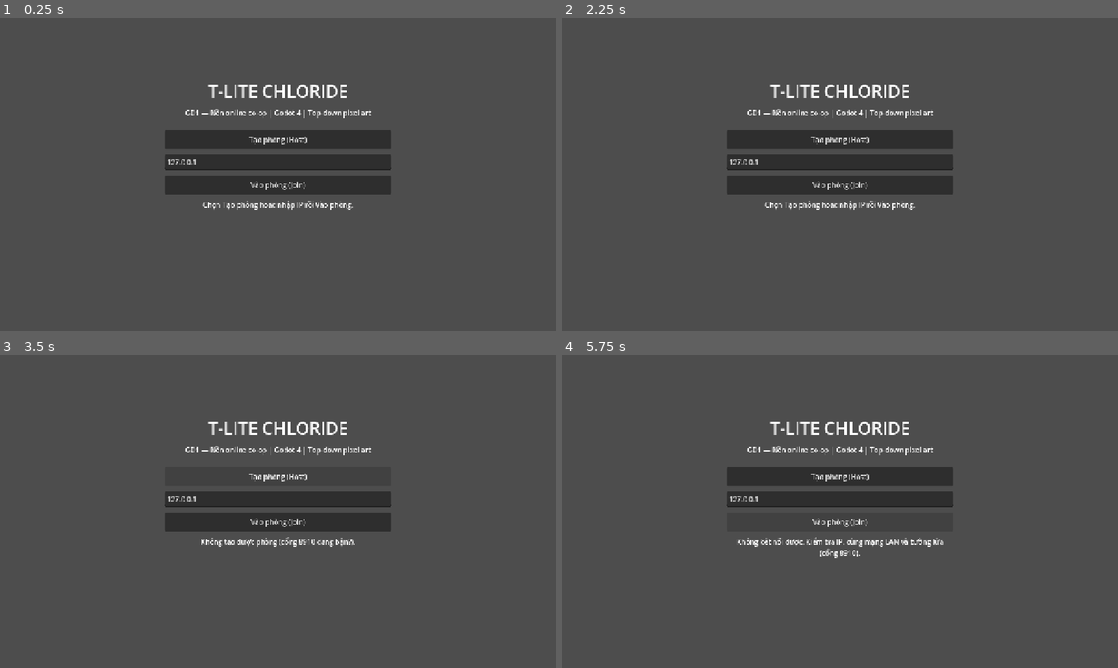
Above: before the commit, frames 1-4 (two rows, left to right).
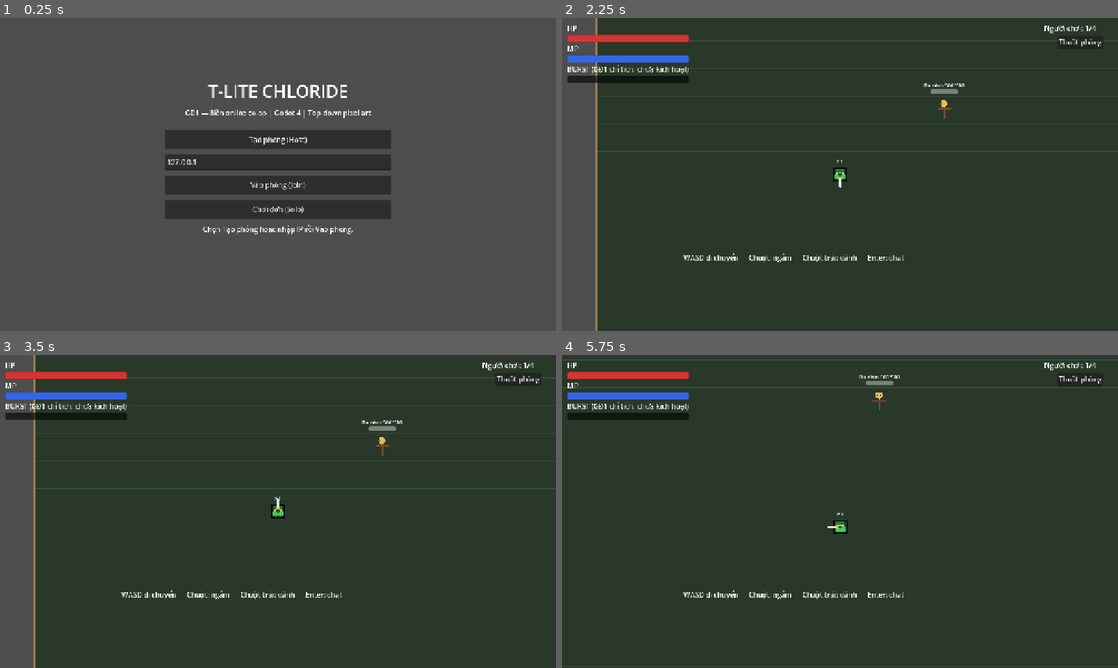
Above: after the commit, the same moments.

Repository: minhdang20203-design/T-Lite-Chloride
Game: Godot game, scene res://main.tscn
Two runs of this game, one before a commit and one after it. Both use one fixed random seed, a clock stepped at 60 frames per second and the inputs below.
Inputs (mouse positions are in pixels of both pictures, inside the frame that each line leads up to):
- Up to frame 1 (0.25 s): no input
- Up to frame 2 (2.25 s): click (840, 208) at 0.5 s, where only the run after the commit has a clickable "Chơi đơn (Solo)"; click (1079, 43) at 1.25 s, where only the run after the commit has a clickable "Thoát phòng"; click (840, 208) at 2 s, where only the run after the commit has a clickable "Chơi đơn (Solo)"
- Up to frame 3 (3.5 s): click (278, 477) at 2.75 s, where only the run before the commit has a clickable "Tạo phòng (Host)"
- Up to frame 4 (5.75 s): click (840, 520) at 3.5 s, where only the run before the commit has a clickable "Vào phòng (Join)"; move the mouse to (962, 495) at 4.27 s; hold D (move_right) 4.28-5.03 s; click (962, 495) at 4.35 s; move the mouse to (728, 527) at 5.02 s; hold S (move_down) from 5.03 s (still down); click (728, 527) at 5.1 s

The runs differ from the first frame. In frame 1, 2.7% of the frame differs, in the area x 29-71%, y 58-70%; in frame 2, 86%; in frame 3, 86%; in frame 4, 92%, in the area x 0-100%, y 0-100%.

Commit message:
GĐ1: thêm chế độ chơi đơn (Solo) + hồi quy lỗi vào màn chơi khi chưa nối host

Diff:
--- a/scenes/main_menu.tscn
+++ b/scenes/main_menu.tscn
@@ -58,6 +58,10 @@
 custom_minimum_size = Vector2(0, 44)
 text = "Bắt đầu chơi"
 
+[node name="SoloButton" type="Button" parent="VBox"]
+custom_minimum_size = Vector2(0, 44)
+text = "Chơi đơn (Solo)"
+
 [node name="StatusLabel" type="Label" parent="VBox"]
 text = "Chọn Tạo phòng hoặc nhập IP rồi Vào phòng."
 horizontal_alignment = 1
--- a/scripts/dummy.gd
+++ b/scripts/dummy.gd
@@ -12,6 +12,7 @@
 		_update_bar()
 
 var dead := false # chỉ server quản lý
+var offline_mode := false # chơi đơn: áp dụng sát thương trực tiếp, không qua RPC
 
 func _enter_tree() -> void:
 	# Đồng bộ HP từ server (authority mặc định là server).
@@ -29,7 +30,7 @@
 # RPC: bất kỳ peer nào cũng gọi được, nhưng chỉ server áp dụng.
 @rpc("any_peer")
 func take_damage(amount: int) -> void:
-	if not multiplayer.is_server():
+	if not offline_mode and not multiplayer.is_server():
 		return
 	if dead:
 		return
@@ -41,6 +42,9 @@
 
 # Người chơi gọi hàm này khi đánh trúng (tự gửi RPC lên server).
 func request_damage(amount: int) -> void:
+	if offline_mode:
+		take_damage(amount) # chơi đơn: không có mạng, áp dụng trực tiếp
+		return
 	rpc_id(1, "take_damage", amount)
 
 func _respawn_later() -> void:
--- a/scripts/game.gd
+++ b/scripts/game.gd
@@ -23,6 +23,7 @@
 var leave_button: Button
 
 var local_player: Player = null
+var offline_mode := false # chơi đơn: không cần mạng, tự tạo nhân vật
 var client_joined := false # host: đã có client vào phòng (dùng cho test)
 var client_id := 0
 var chat_seen := false # host: đã nhận được chat TEST_CHAT_MSG (dùng cho test)
@@ -33,7 +34,8 @@
 	var my_id := 0
 	if _is_connected():
 		my_id = multiplayer.get_unique_id()
-	GameLog.info("Vao man choi — %s, peer id=%d" % ["host" if multiplayer.is_server() else "client", my_id])
+	var role := "choi don" if offline_mode else ("host" if multiplayer.is_server() else "client")
+	GameLog.info("Vao man choi — %s, peer id=%d" % [role, my_id])
 	# Sàn đấu (vẽ ô kẻ) + 4 bức tường.
 	var arena: Node2D = ArenaScript.new()
 	add_child(arena)
@@ -44,6 +46,7 @@
 
 	# Bù nhìn tập đánh — có sẵn trên mọi máy (cùng node path để gọi RPC).
 	dummy = DummyScene.instantiate()
+	dummy.offline_mode = offline_mode
 	dummy.position = Vector2(ARENA_W / 2, 350)
 	add_child(dummy)
 
@@ -51,17 +54,23 @@
 	players_root = Node2D.new()
 	players_root.name = "Players"
 	add_child(players_root)
-	spawner = MultiplayerSpawner.new()
-	add_child(spawner) # cho spawner vào cây TRƯỚC khi đặt spawn_path
-	spawner.spawn_path = players_root.get_path()
-	spawner.add_spawnable_scene("res://scenes/player.tscn")
-	spawner.spawn_function = _spawn_player
+	if offline_mode:
+		# Chơi đơn: không có mạng, tạo nhân vật trực tiếp, không qua spawner.
+		var p := _spawn_player(1) as Player
+		p.offline_mode = true
+		players_root.add_child(p)
+		local_player = p
+	else:
+		spawner = MultiplayerSpawner.new()
+		add_child(spawner) # cho spawner vào cây TRƯỚC khi đặt spawn_path
+		spawner.spawn_path = players_root.get_path()
+		spawner.add_spawnable_scene("res://scenes/player.tscn")
+		spawner.spawn_function = _spawn_player
+		# Host tự spawn cho mình; client nối vào thì spawn thêm.
+		if multiplayer.is_server():
+			spawner.spawn(1)
 
 	_build_hud()
-
-	# Host tự spawn cho mình; client nối vào thì spawn thêm.
-	if multiplayer.is_server():
-		spawner.spawn(1)
 	Net.peer_joined.connect(_on_peer_joined)
 	Net.peer_left.connect(_on_peer_left)
 	Net.server_left.connect(_on_server_left)
@@ -141,6 +150,8 @@
 	(get_parent() as Node).show_menu()
 
 func _unhandled_input(event: InputEvent) -> void:
+	if offline_mode:
+		return # chơi đơn không có chat (chat chỉ dùng khi chơi mạng)
 	if event.is_action_pressed("chat"):
 		if not _chat_open:
 			_chat_open = true
--- a/scripts/main.gd
+++ b/scripts/main.gd
@@ -1,7 +1,7 @@
 extends Node
 # Root của game: chuyển qua lại giữa menu và màn chơi.
-# Test headless: chạy với tham số -- --test-host hoặc -- --test-client
-# để tự kiểm tra kết nối ENet mà không cần mở cửa sổ.
+# Test headless: chạy với tham số -- --test-host, -- --test-client hoặc
+# -- --test-solo để tự kiểm tra mà không cần mở cửa sổ.
 
 const MainMenuScene := preload("res://scenes/main_menu.tscn")
 const GameScene := preload("res://scenes/game.tscn")
@@ -18,6 +18,10 @@
 		_run_headless_test("host")
 	elif "--test-client" in args:
 		_run_headless_test("client")
+	elif "--test-solo" in args:
+		_run_headless_test("solo")
+	elif "--test-fail" in args:
+		_run_headless_test("fail")
 	else:
 		show_menu()
 
@@ -32,14 +36,19 @@
 		menu = MainMenuScene.instantiate()
 		add_child(menu)
 
-# Vào màn chơi sau khi host/join thành công.
-func start_game() -> void:
+# Vào màn chơi sau khi host/join thành công, hoặc chơi đơn (không cần mạng).
+func start_game(offline: bool = false) -> void:
 	if menu != null:
 		menu.queue_free()
 		menu = null
 	if game == null:
 		game = GameScene.instantiate()
+		game.offline_mode = offline
 		add_child(game)
+
+# Chơi đơn: vào màn chơi ngay, không cần mạng.
+func start_solo() -> void:
+	start_game(true)
 
 func _wait_flag(getter: Callable, timeout: float) -> bool:
 	var waited := 0.0
@@ -92,6 +101,45 @@
 		var chat_ok: bool = await _wait_flag(func() -> bool: return game != null and game.chat_seen, 8.0)
 		print("[TEST] chat: ", "PASS" if chat_ok else "FAIL")
 		print("[TEST_HOST_DONE]")
+	elif mode == "solo":
+		start_solo()
+		await get_tree().create_timer(1.0).timeout
+		var solo_count := 0
+		for c in game.players_root.get_children():
+			if c is Player:
+				solo_count += 1
+		print("[TEST] solo player count=", solo_count, " (expect 1)")
+		var me = game.get_player(1)
+		print("[TEST] solo tim thay nhan vat: ", me != null)
+		var start_x := 0.0
+		if me != null:
+			start_x = me.position.x
+			me.test_move_dir = Vector2.RIGHT
+		await get_tree().create_timer(1.2).timeout
+		if me != null:
+			me.test_move_dir = Vector2.ZERO
+		var moved := 0.0
+		if me != null:
+			moved = me.position.x - start_x
+		print("[TEST] solo di chuyen dx=", moved)
+		print("[TEST] solo-move: ", "PASS" if moved > 50.0 else "FAIL")
+		var hp_before: int = game.dummy.hp
+		game.dummy.request_damage(10)
+		await get_tree().create_timer(0.5).timeout
+		var hp_after: int = game.dummy.hp
+		print("[TEST] solo dummy hp truoc=", hp_before, " sau=", hp_after)
+		print("[TEST] solo-dummy-damage: ", "PASS" if hp_after == hp_before - 10 else "FAIL")
+		print("[TEST_SOLO_DONE]")
+	elif mode == "fail":
+		# Hồi quy lỗi 15/11: vào màn chơi lúc join chưa nối được host —
+		# không được spam lỗi, phải tự về menu khi nối thất bại.
+		Net.join("127.0.0.1")
+		start_game() # giả lập bấm "Bắt đầu chơi" khi join chưa xong
+		await get_tree().create_timer(5.0).timeout
+		var back_to_menu: bool = game == null and menu != null
+		print("[TEST] fail ve menu sau khi noi that bai: ", back_to_menu)
+		print("[TEST] fail-back-to-menu: ", "PASS" if back_to_menu else "FAIL")
+		print("[TEST_FAIL_DONE]")
 	else:
 		Net.joined.connect(_on_test_joined)
 		Net.join("127.0.0.1")
--- a/scripts/menu.gd
+++ b/scripts/menu.gd
@@ -5,6 +5,7 @@
 	$VBox/HostButton.pressed.connect(_on_host_pressed)
 	$VBox/JoinButton.pressed.connect(_on_join_pressed)
 	$VBox/EnterButton.pressed.connect(_on_enter_pressed)
+	$VBox/SoloButton.pressed.connect(_on_solo_pressed)
 	$VBox/EnterButton.visible = false
 	$VBox/IpLabel.visible = false
 	Net.host_started.connect(_on_host_started)
@@ -60,3 +61,6 @@
 
 func _on_enter_pressed() -> void:
 	(get_parent() as Node).start_game()
+
+func _on_solo_pressed() -> void:
+	(get_parent() as Node).start_solo()
--- a/scripts/player.gd
+++ b/scripts/player.gd
@@ -19,6 +19,7 @@
 var aim_angle := 0.0 # đồng bộ
 var swinging := false # đồng bộ
 var test_move_dir := Vector2.ZERO # chỉ dùng cho test headless
+var offline_mode := false # chơi đơn: tự điều khiển, không cần authority mạng
 
 var _swing_timer := 0.0
 var _cooldown := 0.0
@@ -29,6 +30,11 @@
 	Color(0.95, 0.35, 0.3), # P3 đỏ
 	Color(0.95, 0.75, 0.15), # P4 vàng
 ]
+
+# Chơi đơn: không có mạng nên không có authority — nhân vật của mình thì
+# mình tự điều khiển, không cần chờ server cấp quyền.
+func _controls_mine() -> bool:
+	return offline_mode or is_multiplayer_authority()
 
 func _enter_tree() -> void:
 	# Cấu hình đồng bộ sớm (trước khung hình đầu tiên).
@@ -47,14 +53,14 @@
 	$NameLabel.position = Vector2(-32, -38)
 	$NameLabel.size = Vector2(64, 16)
 	# Chỉ nhân vật của mình mới có camera.
-	$Camera2D.enabled = is_multiplayer_authority()
-	if is_multiplayer_authority():
+	$Camera2D.enabled = _controls_mine()
+	if _controls_mine():
 		$Camera2D.make_current()
 	$SwordPivot/SwordArea.monitoring = false
 	$SwordPivot/SwordArea.body_entered.connect(_on_sword_body_entered)
 
 func _physics_process(delta: float) -> void:
-	if not is_multiplayer_authority():
+	if not _controls_mine():
 		return
 	# Ngắm theo chuột.
 	aim_angle = (get_global_mouse_position() - global_position).angle()
@@ -73,7 +79,7 @@
 	# Xoay kiếm theo hướng ngắm; khi vung thì quét một vòng cung.
 	var offset := 0.0
 	if swinging:
-		if is_multiplayer_authority():
+		if _controls_mine():
 			_swing_timer -= delta
 			var progress := 1.0 - (_swing_timer / SWING_TIME)
 			offset = lerpf(-1.3, 1.3, clampf(progress, 0.0, 1.0))
@@ -83,7 +89,7 @@
 			offset = 0.6 # máy khác chỉ thấy tư thế vung
 	$SwordPivot.rotation = aim_angle + offset
 	# Chỉ máy của mình mới bật vùng quét kiếm (tránh tính sát thương 2 lần).
-	$SwordPivot/SwordArea.monitoring = swinging and is_multiplayer_authority()
+	$SwordPivot/SwordArea.monitoring = swinging and _controls_mine()
 
 func _start_swing() -> void:
 	swinging = true
@@ -91,7 +97,7 @@
 	_cooldown = ATTACK_COOLDOWN
 
 func _on_sword_body_entered(body: Node2D) -> void:
-	if not is_multiplayer_authority():
+	if not _controls_mine():
 		return
 	if body is Dummy:
 		(body as Dummy).request_damage(ATK)
